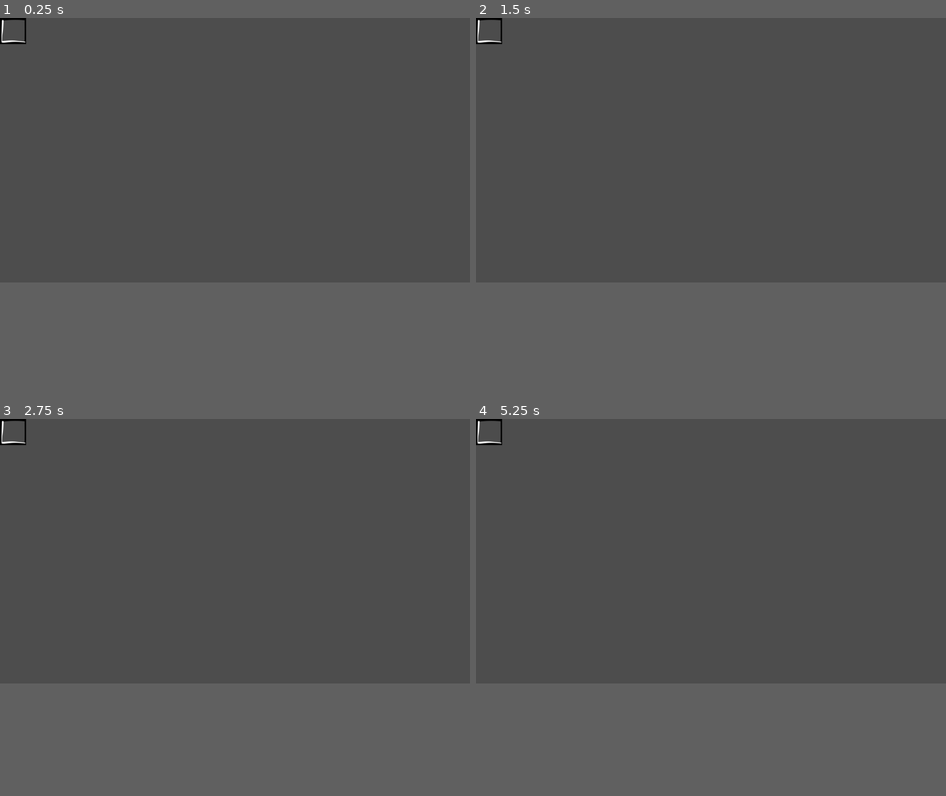
Above: before the commit, frames 1-4 (two rows, left to right).
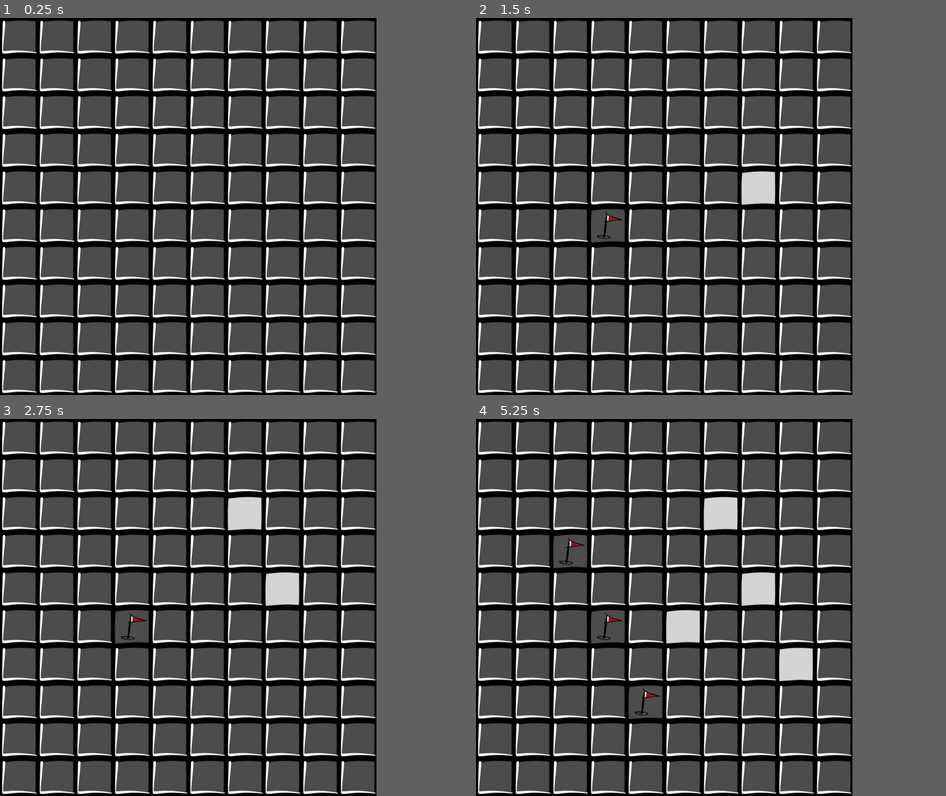
Above: after the commit, the same moments.

Repository: anonlatte/Minesweeper_1
Game: Godot game, scene res://Main.tscn
Two runs of this game, one before a commit and one after it. Both use one fixed random seed, a clock stepped at 60 frames per second and the inputs below.
Inputs (mouse positions are in pixels of both pictures, inside the frame that each line leads up to):
- Up to frame 1 (0.25 s): no input
- Up to frame 2 (1.5 s): tap Enter at 0.5 s; move the mouse to (814, 138) at 0.52 s; press the mouse at (814, 138) at 0.53 s; tap Space at 1.25 s; move the mouse to (617, 165) at 1.27 s; release the mouse at (617, 165) at 1.28 s; right-click (617, 165) at 1.35 s; click (617, 165) at 1.42 s
- Up to frame 3 (2.75 s): tap Enter at 2 s; move the mouse to (282, 494) at 2.02 s; press the mouse at (282, 494) at 2.03 s
- Up to frame 4 (5.25 s): tap Space at 2.75, 4.25 s; move the mouse to (687, 603) at 2.77 s; release the mouse at (687, 603) at 2.78 s; right-click (687, 603) at 2.85 s; click (687, 603) at 2.92 s; tap Enter at 3.5 s; move the mouse to (852, 592) at 3.52 s; press the mouse at (852, 592) at 3.53 s; move the mouse to (570, 513) at 4.27 s; release the mouse at (570, 513) at 4.28 s; right-click (570, 513) at 4.35 s; click (570, 513) at 4.42 s; move the mouse to (734, 550) at 5.02 s; press the mouse at (734, 550) at 5.03 s
In our replay, the window is 799x449 before the commit and 640x640 after it. These sizes can differ from the game's own. Grey fills any space a smaller window leaves; there, only what the larger window draws over its background counts as a difference.

The runs differ from the first frame. In frame 1, 28% of the frame differs, in the area x 0-81%, y 0-100%; in frame 2, 28%; in frame 3, 29%; in frame 4, 30%.

Commit message:
Generate cells with bombs

Diff:
--- /dev/null
+++ b/Main.gd
@@ -0,0 +1,25 @@
+extends Node2D
+
+var row: int = 15
+var col: int = 10
+var bomb_count: int = 15
+var Tile: PackedScene = preload("res://Tile.tscn")
+var sprite_size: int = 64
+var tiles: Array
+
+func _ready():
+	for i in  row:
+		for j in col:
+			var tile = Tile.instantiate()
+			tile.position = Vector2(i, j) * sprite_size
+			add_child(tile)
+	tiles = get_children()
+	set_bombs()
+
+func set_bombs():
+	var n: int = 0
+	while n < bomb_count:
+		var tile = tiles[randi() % len(tiles)]
+		if not tile.is_mine:
+			tile.set_bomb()
+			n += 1
--- a/Main.tscn
+++ b/Main.tscn
@@ -1,61 +1,6 @@
-[gd_scene load_steps=6 format=3 uid="uid://i0wq1key5dhk"]
+[gd_scene load_steps=2 format=3 uid="uid://i0wq1key5dhk"]
 
-[ext_resource type="Script" path="res://Tile.gd" id="1_v85uh"]
-[ext_resource type="Texture2D" uid="uid://bk3g6betivyxc" path="res://assets/64x64/empty_64x64.png" id="2_epmu7"]
-[ext_resource type="Texture2D" uid="uid://bsssjkcxrkjnp" path="res://assets/64x64/unknown_2_64x64.png" id="3_uq1li"]
-[ext_resource type="Texture2D" uid="uid://be0btbtoeyvpw" path="res://assets/64x64/bomb_64x64.png" id="4_6qca3"]
-[ext_resource type="Texture2D" uid="uid://u8npm470dq5k" path="res://assets/64x64/flag_1_64x64.png" id="5_t1ips"]
+[ext_resource type="Script" path="res://Main.gd" id="1_aqh2a"]
 
 [node name="Node2D" type="Node2D"]
-
-[node name="Tile" type="Node2D" parent="."]
-script = ExtResource("1_v85uh")
-
-[node name="Back" type="Sprite2D" parent="Tile"]
-position = Vector2(32, 32)
-texture = ExtResource("2_epmu7")
-
-[node name="Bomb" type="Sprite2D" parent="Tile"]
-visible = false
-position = Vector2(32, 32)
-texture = ExtResource("4_6qca3")
-
-[node name="Label" type="Label" parent="Tile"]
-anchors_preset = 8
-anchor_left = 0.5
-anchor_top = 0.5
-anchor_right = 0.5
-anchor_bottom = 0.5
-offset_right = 64.0
-offset_bottom = 64.0
-grow_horizontal = 2
-grow_vertical = 2
-text = "1"
-horizontal_alignment = 1
-vertical_alignment = 1
-
-[node name="Cover" type="Sprite2D" parent="Tile"]
-position = Vector2(32, 32)
-texture = ExtResource("3_uq1li")
-
-[node name="Flag" type="Sprite2D" parent="Tile"]
-visible = false
-position = Vector2(32, 32)
-texture = ExtResource("5_t1ips")
-
-[node name="Control" type="Control" parent="Tile"]
-layout_mode = 3
-anchors_preset = 8
-anchor_left = 0.5
-anchor_top = 0.5
-anchor_right = 0.5
-anchor_bottom = 0.5
-offset_right = 64.0
-offset_bottom = 64.0
-grow_horizontal = 2
-grow_vertical = 2
-size_flags_horizontal = 4
-size_flags_vertical = 4
-metadata/_edit_lock_ = true
-
-[connection signal="gui_input" from="Tile/Control" to="Tile" method="_on_control_gui_input"]
+script = ExtResource("1_aqh2a")
--- a/Tile.gd
+++ b/Tile.gd
@@ -1,22 +1,17 @@
 extends Node2D
 
-var is_covered = true
-var flagged    = false
-var is_mine    = false
-
-
-#func _ready():
+var is_covered: bool = true
+var flagged: bool = false
+var is_mine: bool = false
 
 func set_bomb():
 	is_mine = true
 	$Bomb.show()
 
-
 func uncover():
 	if flagged == false:
 		$Cover.hide()
 		is_covered = false
-
 
 func toggle_flag():
 	if is_covered:
@@ -27,7 +22,6 @@
 			$Flag.show()
 			flagged = true
 
-
 func _on_control_gui_input(event):
 	if event is InputEventMouseButton:
 		if event.is_action_pressed("left_click"):
--- a/tile.tscn
+++ b/Tile.tscn
@@ -19,6 +19,7 @@
 texture = ExtResource("3_quepv")
 
 [node name="Label" type="Label" parent="."]
+visible = false
 anchors_preset = 8
 anchor_left = 0.5
 anchor_top = 0.5
--- a/project.godot
+++ b/project.godot
@@ -15,6 +15,11 @@
 config/features=PackedStringArray("4.2", "Forward Plus")
 config/icon="res://icon.svg"
 
+[display]
+
+window/size/viewport_width=640
+window/size/viewport_height=640
+
 [input]
 
 right_click={
Not shown: 1 places in Tile.tscn that only renumber resources
